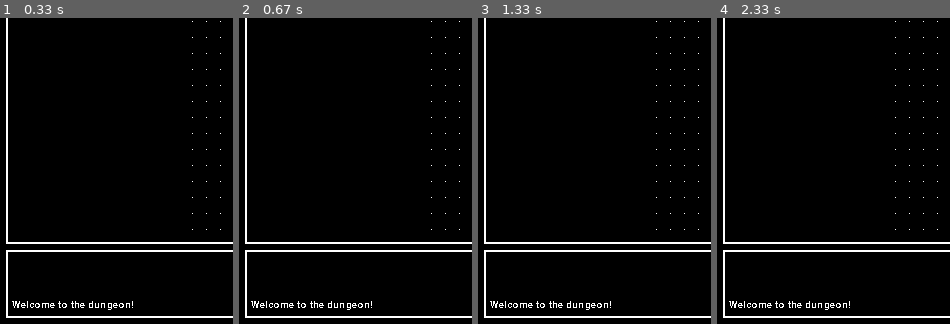
Above: before the commit, frames 1-4 (left to right).
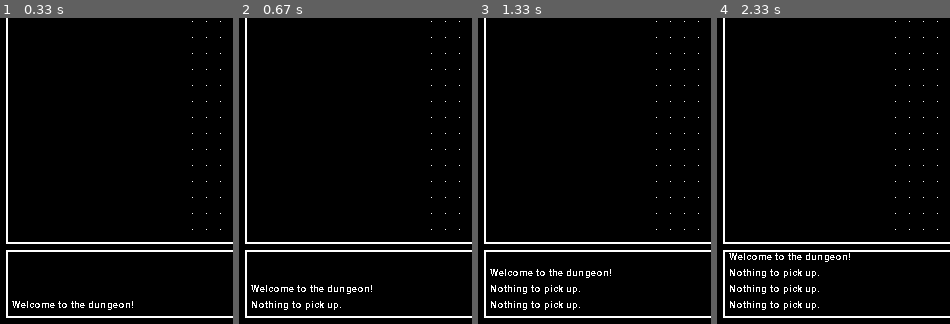
Above: after the commit, the same moments.

Repository: brandr/Roguelike_Python
Game: pygame game, started from gamelauncher.py
Same seed, same stepped clock (60 frames per second), same inputs: the game is played once before the commit and once after it.
Inputs:
- Up to frame 1 (0.33 s): no input
- Up to frame 2 (0.67 s): tap , at 0.33 s
- Up to frame 3 (1.33 s): hold Right 0.67-1.13 s; tap , at 0.82 s; hold Up from 1.17 s (still down)
- Up to frame 4 (2.33 s): release Up at 1.47 s; hold Right 1.5-1.97 s; tap . at 1.65 s; hold Left from 2 s (still down); tap , at 2.15 s
The pictures show only the part of the screen within x 0-50%, y 50-100%; the shares and areas given below are measured in that part.

Frame 1 is identical in both runs. In frame 2, 0.8% of the frame differs, in the area x 5-58%, y 87-96%; in frame 3, 1.0%; in frame 4, 1.3%, in the area x 5-58%, y 76-96%.

Commit message:
made it possible to manually pick up items.

Diff:
--- a/being.py
+++ b/being.py
@@ -17,6 +17,13 @@
 		self.current_level = None
 		self.current_tile = None
 		self.melee_range = 1 #TEMP
+		self.inventory = Inventory()
+
+	def send_event(self, message):
+		self.current_level.send_event(message)
+
+	def obtain_item(self, item):
+		self.inventory.add_item(item) #TODO: checks for stuff like full inventory? (might take place before here)
 
 	def move_towards(self, target):
 		direction = self.direction_towards(target) #TODO: pathing
@@ -34,7 +41,7 @@
 
 	def melee_attack(self, being):
 		if(self.in_range(being, self.melee_range)):
-			self.current_level.send_event(self.name + " attacked " + being.name + "!") #TEMPORARY. TODO: actually implement combat
+			self.send_event(self.name + " attacked " + being.name + "!") #TEMPORARY. TODO: actually implement combat
 		#else:
 		#	self.move_towards(being) #TEMP
 		#TODO: case for missing because the target moved out of the way.
--- a/controls.py
+++ b/controls.py
@@ -26,12 +26,12 @@
 			direction = DIRECTION_MAP[key]
 			self.player.temp_move(direction) #TEMP METHOD
 
-	def wait(self, key): #the key arg not necessary for this method, but just for compilation.
+	def wait(self, key): #the key arg not necessary for this method, but just for program compilation.
 		wait_time = self.player.lowest_non_player_delay() + 1
 		self.player.begin_wait(wait_time)
 
 	def pick_up(self, key):
-		pass #TODO
+		self.player.attempt_pick_up()
 
 move = Controls.move_input
 wait = Controls.wait
--- a/eventpane.py
+++ b/eventpane.py
@@ -29,7 +29,7 @@
 		self.player = player
 		self.lines = []
 
-	def display(self, message): #TODO: case for messages that have multiple lines (should be  handled here)
+	def display(self, message): #TODO: case for messages that have multiple lines (should be handled here)
 		rendered_message = self.rendered_text(message)
 		self.display_line(rendered_message)
 
--- a/gamescreen.py
+++ b/gamescreen.py
@@ -36,7 +36,7 @@
         #TEMP for testing
         player_1 = Player("Link")
         monster_1 = Monster("Moblin")
-        sword_1 = Weapon()
+        sword_1 = MeleeWeapon("Master Sword")
 
         test_level = Level(25, 25, 1)
         test_level.add_wall(15, 15)
--- a/inventory.py
+++ b/inventory.py
@@ -18,6 +18,9 @@
 	def add_item(self, item):
 		self.items.append(item)
 
+	def remove_item(self, item):
+		self.items.remove(item)
+
 	def empty(self):
 		return(not self.items)
 
--- a/item.py
+++ b/item.py
@@ -3,16 +3,16 @@
 
 from math import *
 
-WEAPON, ARMOR = "Weapon", "Armor"
-DEFAULT_ITEM_SYMBOLS = {ARMOR:'[', WEAPON:')'}
+MELEE_WEAPON, ARMOR = "MeleeWeapon", "Armor"
+DEFAULT_ITEM_SYMBOLS = {ARMOR:'[', MELEE_WEAPON:')'}
 
 class Item:
 	""" Item( ... ) -> Item
 
 	TODO: docstring
 	"""
-	def __init__(self):
-		pass #TODO
+	def __init__(self, name):
+		self.name = name #TODO: set name somehow
 
 	def current_symbol(self):
 		class_name = self.__class__.__name__
--- a/meleeweapon.py
+++ b/meleeweapon.py
@@ -13,5 +13,5 @@
 	TODO
 	"""
 
-	def __init__(self):
-		Weapon.__init__(self)
+	def __init__(self, name):
+		Weapon.__init__(self, name)
--- a/player.py
+++ b/player.py
@@ -47,6 +47,19 @@
 	def wait(self, arg): #even though this method does nothing, it still seems to be necessary.
 		pass
 
+	def attempt_pick_up(self):
+		if(self.current_tile.contains_items()):
+			pick_up_delay = 1 #TODO: derive this from something if it should vary based on the situation.
+			self.execute_player_action(self.temp_pick_up_item, None, pick_up_delay)
+		else:
+			self.send_event("Nothing to pick up.")
+
+	def temp_pick_up_item(self, arg):
+		item = self.current_tile.top_item()
+		self.current_tile.remove_item(item)
+		self.obtain_item(item)
+		self.send_event("Picked up " + item.name + ".")
+
 	def temp_move(self, direction):
 		#TODO: once movement flowcharts are done, replace this method with better ones.
 		dest_coords = self.coords_in_direction(direction)
--- a/tile.py
+++ b/tile.py
@@ -51,7 +51,7 @@
 	def current_symbol(self):
 		if(self.current_being != None):
 			return self.current_being.current_symbol()
-		if(not self.tile_items.empty()):
+		if(self.contains_items()):
 			return self.tile_items.top_item().current_symbol()
 		return self.empty_symbol
 
@@ -73,6 +73,16 @@
 		self.tile_items.add_item(item) #TODO: consider how this will affect the tile's appearance
 		self.update()
 
+	def remove_item(self, item):
+		self.tile_items.remove_item(item)
+		self.update()
+
+	def contains_items(self):
+		return not self.tile_items.empty()
+
+	def top_item(self):
+		return self.tile_items.top_item()
+
 	def set_being(self, being):
 		self.current_being = being
 		being.current_tile = self
--- a/weapon.py
+++ b/weapon.py
@@ -11,8 +11,8 @@
 	MeleeWeapon, RangedWeapon, ThrowWeapon, etc.
 
 	Attributes:
-	TODO
+	name: a temporary value for the weapon's name. (this is subject to change once identification is implemented.)
 	"""
 
-	def __init__(self):
-		Item.__init__(self)
+	def __init__(self, name):
+		Item.__init__(self, name)
Not shown, changed: todolist.txt
